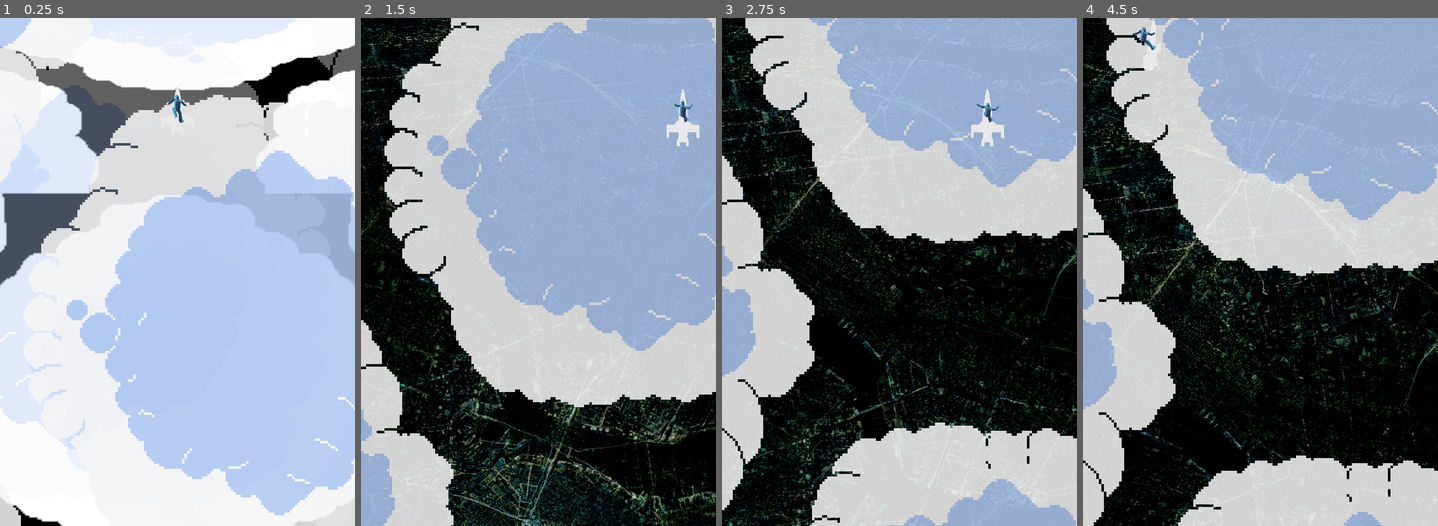
Above: before the commit, frames 1-4 (left to right).
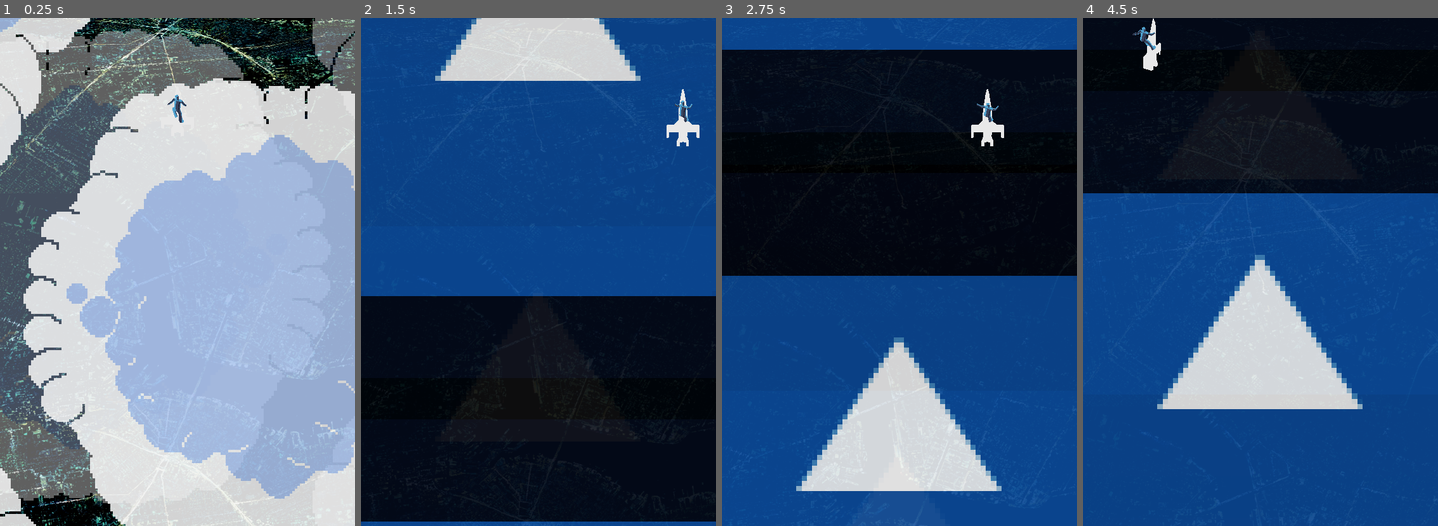
Above: after the commit, the same moments.

Repository: crayonmelon/bigmodejam
Game: Godot game, scene res://scenes/Main_Game.tscn
The game is run twice, just before and just after one commit, with the same random seed, the same clock (stepped at 60 frames per second) and the same inputs. The project has no main scene, so this scene is started directly. The engine's default icon, where the game draws it, is replaced by a stand-in: a white triangle on a blue panel in a dark square.
Inputs:
- Up to frame 1 (0.25 s): no input
- Up to frame 2 (1.5 s): hold D (RIGHT) 0.53-1.28 s; hold Space (SHOOT) 0.53-1.28 s; hold S (DOWN) from 1.28 s (still down); tap E (SWAP) at 1.35 s
- Up to frame 3 (2.75 s): release S (DOWN) at 2.03 s; hold D (RIGHT) from 2.03 s (still down); hold Space (SHOOT) from 2.03 s (still down)
- Up to frame 4 (4.5 s): release D (RIGHT) at 2.78 s; release Space (SHOOT) at 2.78 s; hold W (UP) 2.78-3.53 s; tap E (SWAP) at 2.85, 4.35 s; hold Space (SHOOT) 3.53-4.28 s; hold A (LEFT) from 3.53 s (still down)

The runs differ from the first frame. In frame 1, 45% of the frame differs, in the area x 0-100%, y 0-100%; in frame 2, 79%; in frame 3, 82%; in frame 4, 96%.

Commit message:
Maybe fix Ciaran's wrapping bug???

Diff:
--- a/scenes/Main_Game.tscn
+++ b/scenes/Main_Game.tscn
@@ -4,6 +4,7 @@
 [ext_resource type="Texture2D" uid="uid://ijd0fkuaex6r" path="res://sprites/Citymap001.png" id="2_p2oiy"]
 [ext_resource type="Script" path="res://scripts/TextureScroll.gd" id="3_q0y32"]
 [ext_resource type="Texture2D" uid="uid://x4dvcqh5ugfd" path="res://sprites/Cloud_layer_001.png" id="4_kgx1p"]
+[ext_resource type="Texture2D" uid="uid://b1wm2silwpsuw" path="res://sprites/icon.svg" id="5_7f0eh"]
 
 [sub_resource type="Environment" id="Environment_0mt7r"]
 ambient_light_source = 2
@@ -37,16 +38,6 @@
 texture_filter = 0
 msdf_outline_size = 1.0
 
-[sub_resource type="GDScript" id="GDScript_ed0wo"]
-script/source = "extends MeshInstance3D
-
-@export var scrollDirection: Vector3 = Vector3(1, 0, 0)
-@export var scrollSpeed: float = 5
-
-func _process(delta):
-	get_surface_override_material(0).uv1_offset += scrollDirection * scrollSpeed * delta
-"
-
 [node name="Main_Game" type="Node3D"]
 
 [node name="WorldEnvironment" type="WorldEnvironment" parent="."]
@@ -72,6 +63,7 @@
 script = ExtResource("3_q0y32")
 scrollDirection = Vector3(-1, 0, 0)
 scrollSpeed = 0.1
+texture_hell = ExtResource("2_p2oiy")
 
 [node name="Cloud Layer" type="MeshInstance3D" parent="Scenery"]
 transform = Transform3D(52.1809, 0, 0, 0, 26.0904, 0.445674, 0, -45.19, 0.25731, -0.0487404, 10.9234, 17.3058)
@@ -81,12 +73,14 @@
 script = ExtResource("3_q0y32")
 scrollDirection = Vector3(0, -1, 0)
 scrollSpeed = 0.2
+texture_heaven = ExtResource("5_7f0eh")
 
 [node name="Cloud Layer2" type="MeshInstance3D" parent="Scenery"]
 transform = Transform3D(-52.181, 0, 0, 0, 26.0905, 0.446003, 0, -45.1901, 0.2575, -0.0487404, 10.9234, 17.3058)
 mesh = SubResource("QuadMesh_b4e8v")
 skeleton = NodePath("../..")
 surface_material_override/0 = SubResource("StandardMaterial3D_fmtpb")
-script = SubResource("GDScript_ed0wo")
+script = ExtResource("3_q0y32")
 scrollDirection = Vector3(0, -1, 0)
-scrollSpeed = 0.6
+scrollSpeed = 0.5
+texture_heaven = ExtResource("5_7f0eh")
